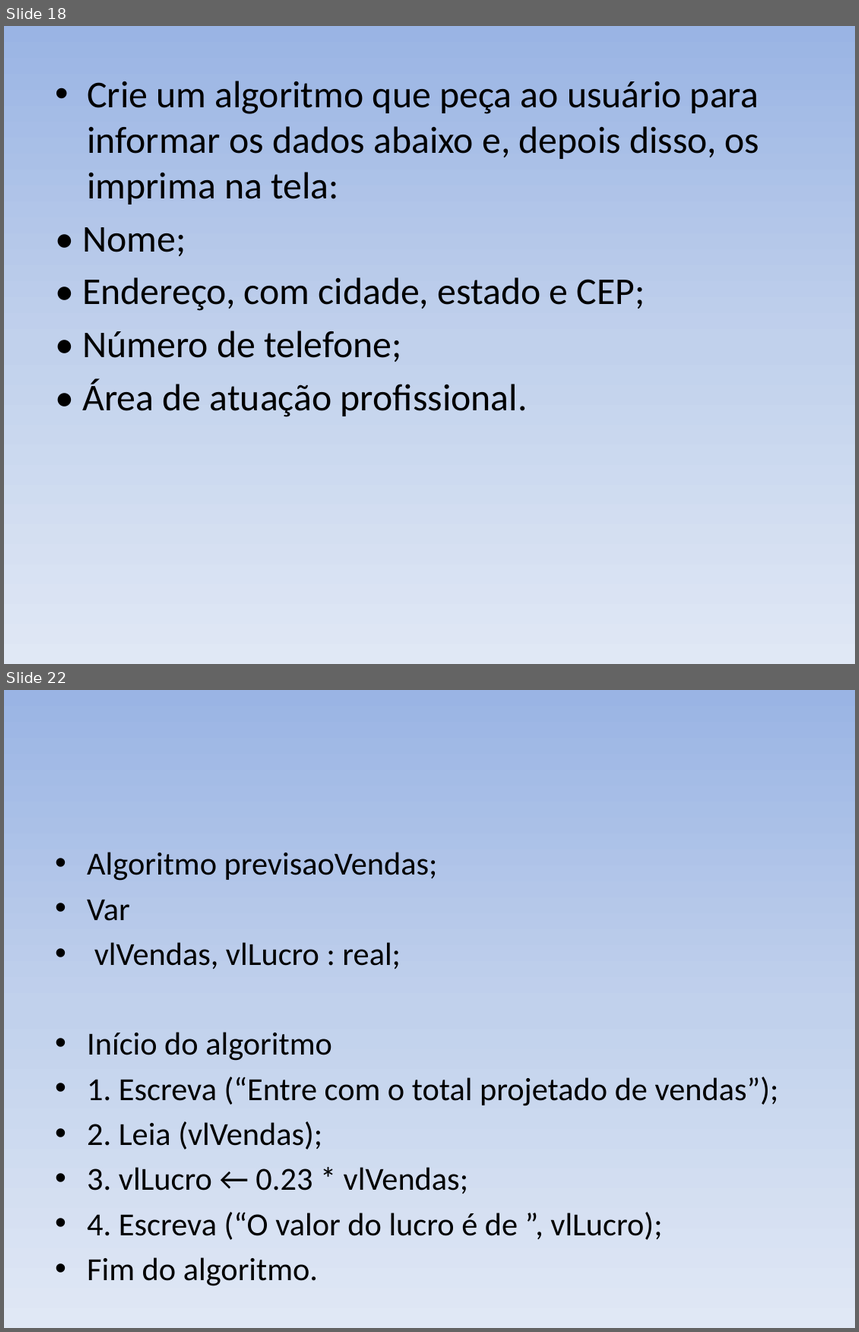
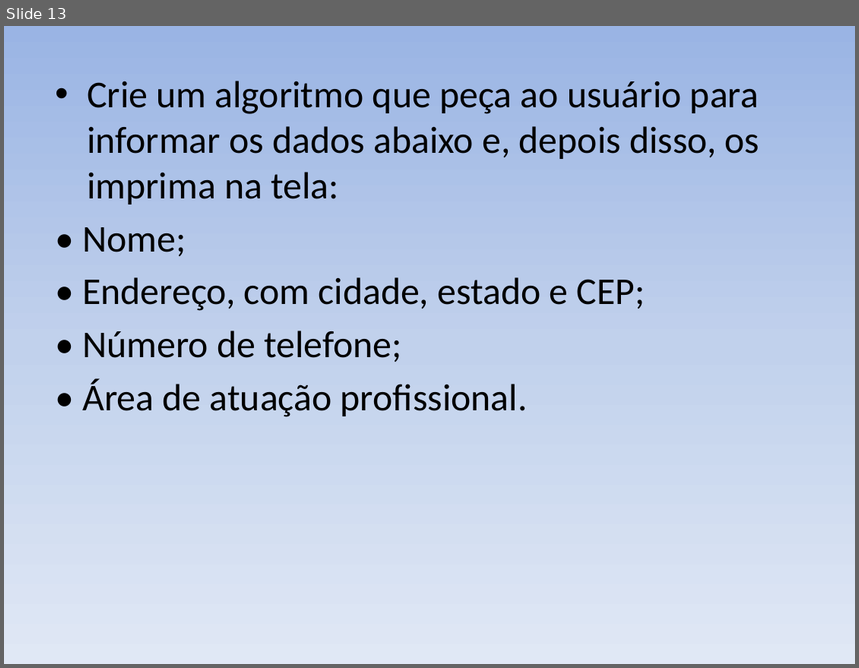
Before and after one commit to italo2403/AULA_L-GICA_PROGRAMA-O, a slide deck: EXERCÍCIOS.pptx. Shown one above the other, each under a label of ours: slides 18 and 22 before the commit, slide 13 after it; the slides between them are not shown. The pictures are 859x1332 and 859x668 pixels, drawn with LibreOffice and Linux fonts; fonts in the diff are those of the drawing. Boxes give left, top, right and bottom in pixels: in the first picture for what was removed or moved away, otherwise in the second. Text is boxed around its words. In the diff, an @@ line names an element or a change of style, - is before the commit and + after.

```diff
--- a/EXERCÍCIOS.pptx
+++ b/EXERCÍCIOS.pptx
@@ slide 22 removed at box(4, 690, 855, 1328), background gradient #9AB5E4 to #C2D1ED to #E1E8F5 @@
@@ text removed at box(87, 852, 779, 1240) @@
-• Algoritmo previsaoVendas;
-• Var
-• vlVendas, vlLucro : real;
-• Início do algoritmo
-• 1. Escreva (“Entre com o total projetado de vendas”);
-• 2. Leia (vlVendas);
-• 3. vlLucro ← 0.23 * vlVendas;
-• 4. Escreva (“O valor do lucro é de ”, vlLucro);
-• Fim do algoritmo.
@@ what was slide 18 is now slide 13 @@
```
Also in this commit, not shown: 11 slides changed, 4 slides added, 6 other slides removed, 3 other files.
